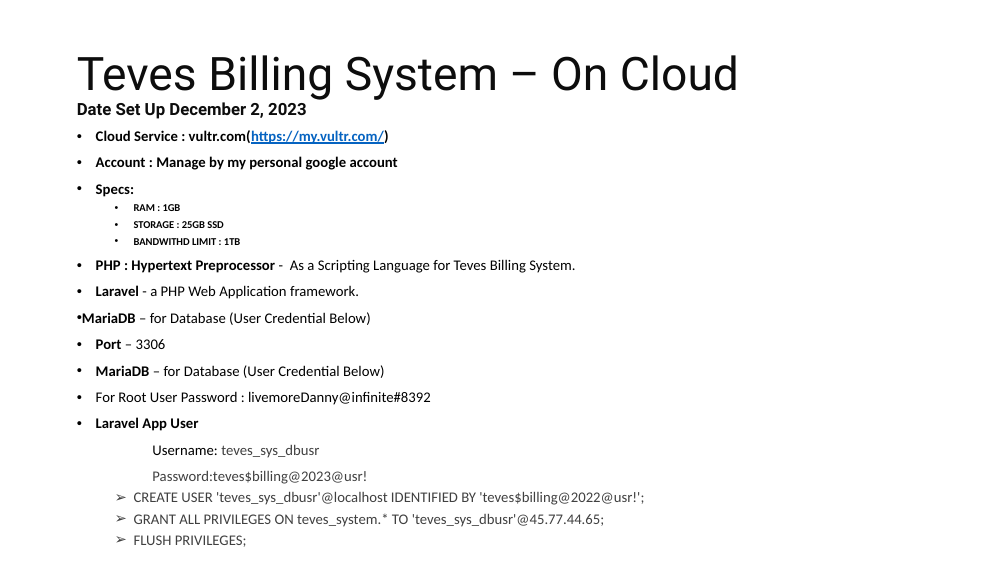
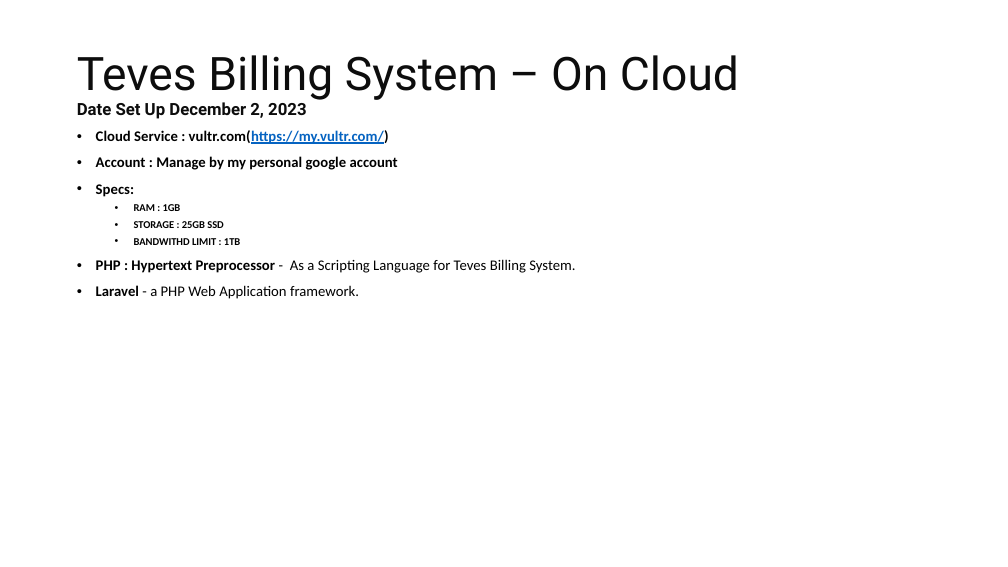
Before and after one commit to baluyotdaniloangelo/Teves_Billing_System, a slide deck: slide 5 of Documents/Teves Documentation.pptm. Drawn at 1008x567 pixels with LibreOffice and Linux fonts; fonts in the diff are those of the drawing. Boxes give left, top, right and bottom in pixels: in the first picture for what was removed or moved away, otherwise in the second. Text is boxed around its words. In the diff, an @@ line names an element or a change of style, - is before the commit and + after.

Commit message:
teves on cloud

```diff
--- a/Documents/Teves Documentation.pptm
+++ b/Documents/Teves Documentation.pptm
@@ text at [82,312,644,547]: paragraphs removed @@
-• MariaDB – for Database (User Credential Below)
-• Port – 3306
-• MariaDB – for Database (User Credential Below)
-• For Root User Password : livemoreDanny@infinite#8392
-• Laravel App User
-Username: teves_sys_dbusr
-Password:teves$billing@2023@usr!
-  ➢ CREATE USER 'teves_sys_dbusr'@localhost IDENTIFIED BY 'teves$billing@2022@usr!';
-  ➢ GRANT ALL PRIVILEGES ON teves_system.* TO 'teves_sys_dbusr'@45.77.44.65;
-  ➢ FLUSH PRIVILEGES;
```
Also in this commit, not shown: 1 slide added, 13 other files.
